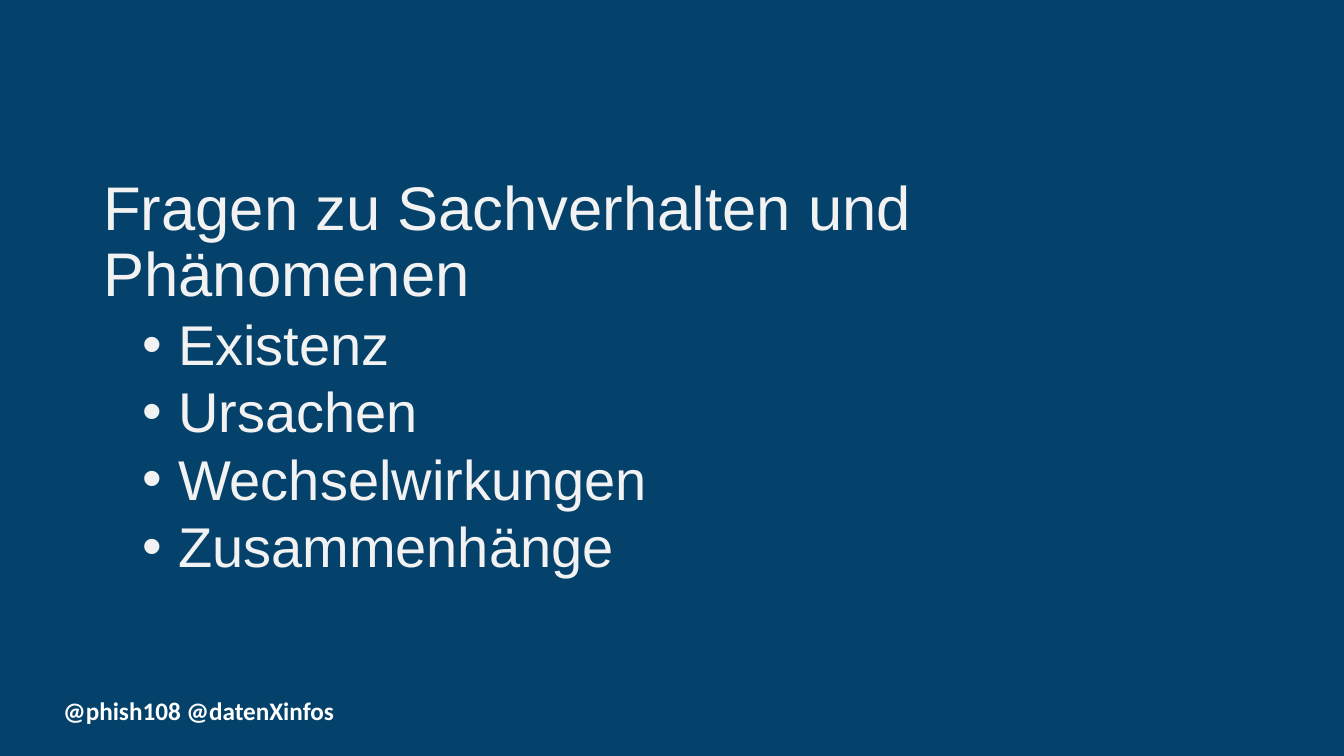
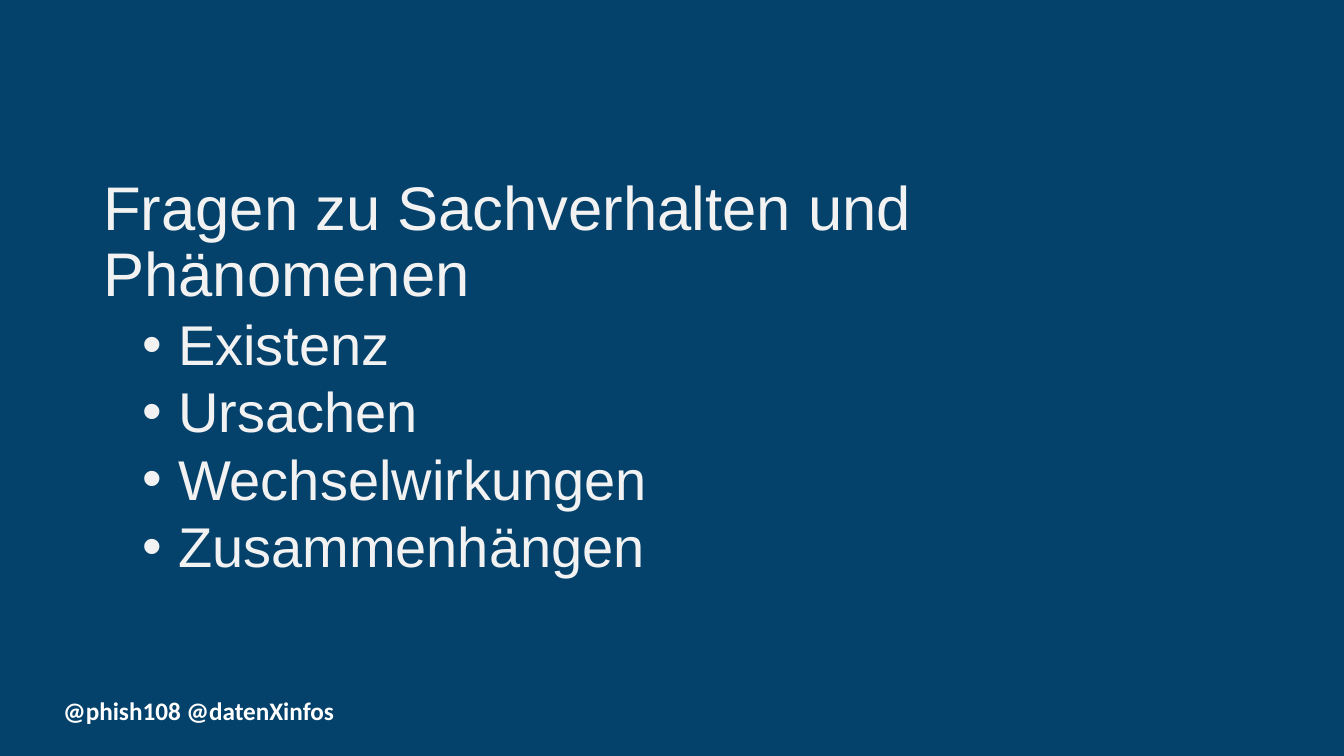
Before and after one commit to dxiai/statistik, a slide deck: slide 3 of 01_forschungsfragen/Forschungsfragen.pptx. Drawn at 1344x756 pixels with LibreOffice and Linux fonts; fonts in the diff are those of the drawing; background and template pictures are left out. Boxes give left, top, right and bottom in pixels: in the first picture for what was removed or moved away, otherwise in the second. Text is boxed around its words. In the diff, an @@ line names an element or a change of style, - is before the commit and + after.

```diff
--- a/01_forschungsfragen/Forschungsfragen.pptx
+++ b/01_forschungsfragen/Forschungsfragen.pptx
@@ text at (x1=178, y1=526, x2=645, y2=577): text changed @@
-  • Zusammenhänge
+  • Zusammenhängen
```
Also in this commit, not shown: 4 other slides changed, 9 slides added, 3 slides removed, 8 other files.
